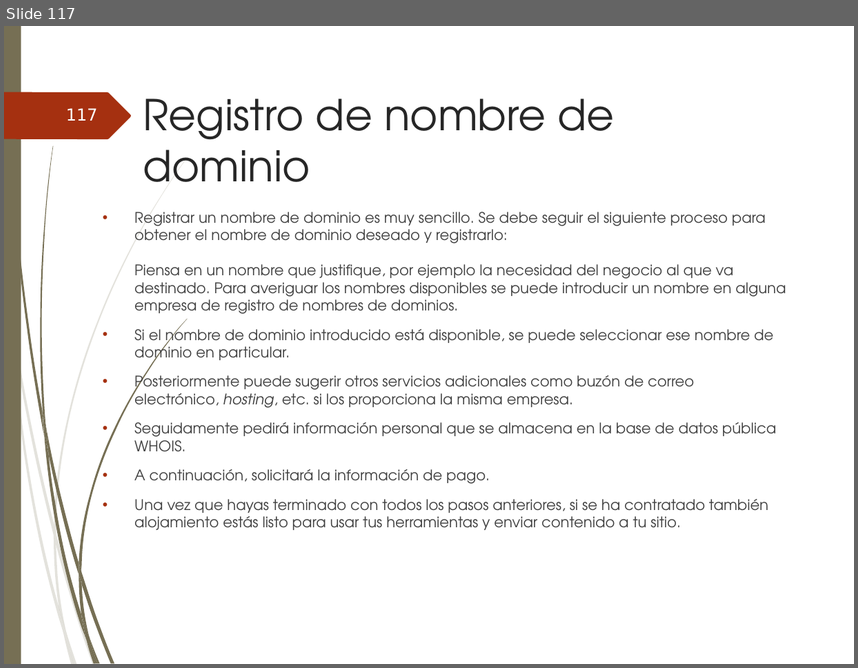
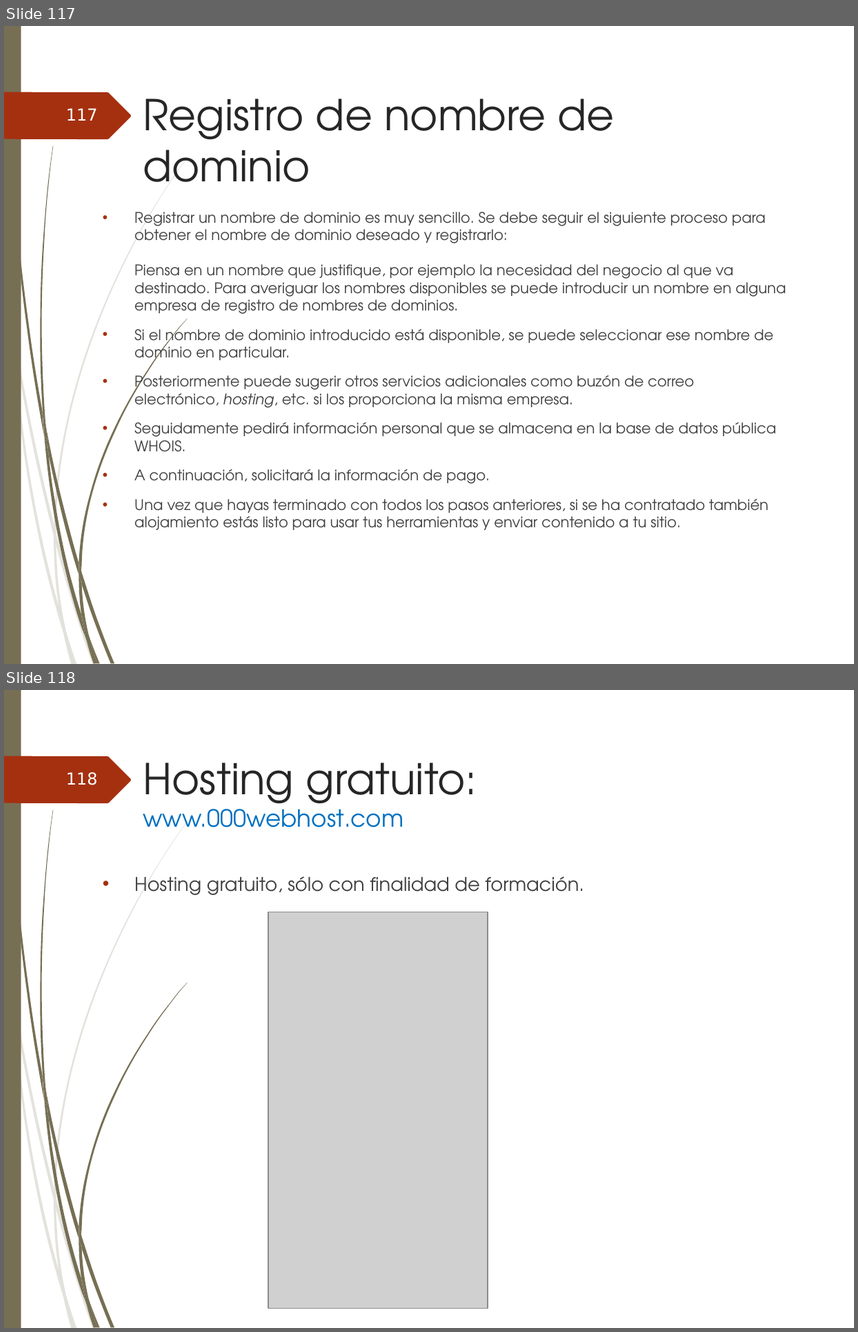
Before and after one commit to ammDAW/daw, a slide deck: 2_DAW/DAW - Beatriz/UT1_Implantación de arquitecturas web.ppt. Shown one above the other, each under a label of ours: slide 117 before the commit, slides 117 and 118 after it. The pictures are 858x668 and 858x1332 pixels, drawn with LibreOffice and Linux fonts; fonts in the diff are those of the drawing; grey boxes stand for pictures; background and template pictures are left out. Boxes give left, top, right and bottom in pixels: in the first picture for what was removed or moved away, otherwise in the second. Text is boxed around its words. In the diff, an @@ line names an element or a change of style, - is before the commit and + after.

Commit message:
hosting gratuito modified

```diff
--- a/2_DAW/DAW - Beatriz/UT1_Implantación de arquitecturas web.ppt
+++ b/2_DAW/DAW - Beatriz/UT1_Implantación de arquitecturas web.ppt
@@ slide 118 added at [4, 690, 854, 1328], background picture (left out); not listed: 24 template elements that a slide beside it also shows @@
@@ page number added at [66, 772, 98, 785], 14 pt, text #FEFFFF @@
+118
@@ title added at [143, 762, 477, 827], 20 pt, text #0070C0 @@
+Hosting gratuito:
+www.000webhost.com
@@ text added at [134, 876, 584, 895], 16 pt, text #404040 @@
+• Hosting gratuito, sólo con finalidad de formación.
@@ picture added at [268, 912, 488, 1308] @@
```
Also in this commit, not shown: 12 other slides added, 1 other file.
